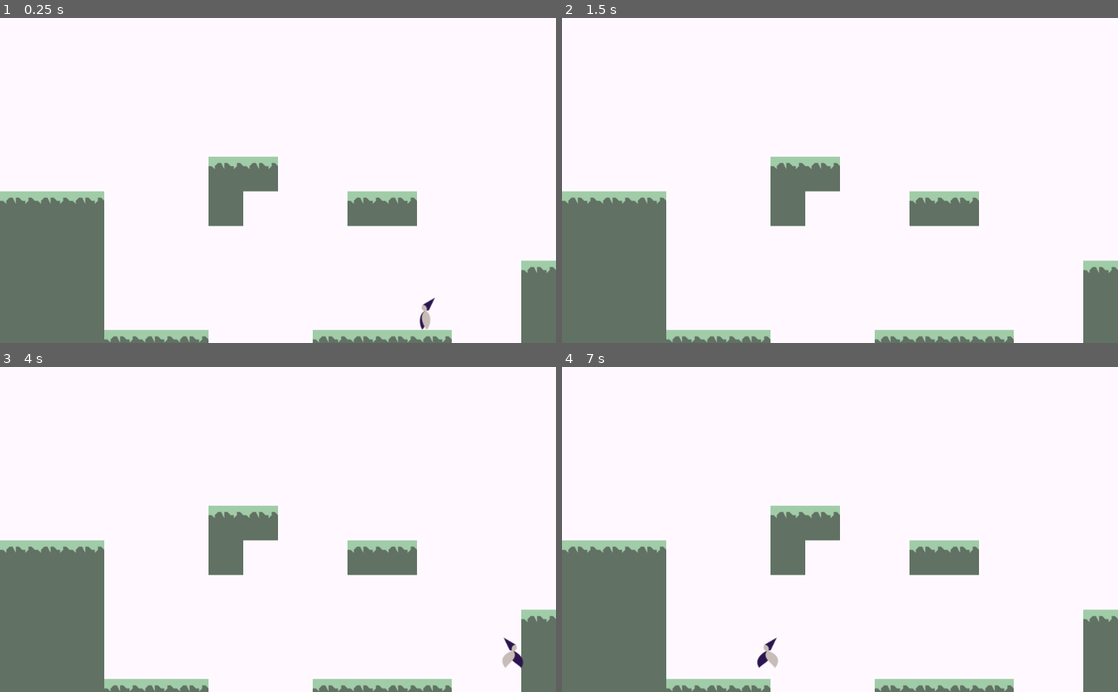
Above: before the commit, frames 1-4 (two rows, left to right).
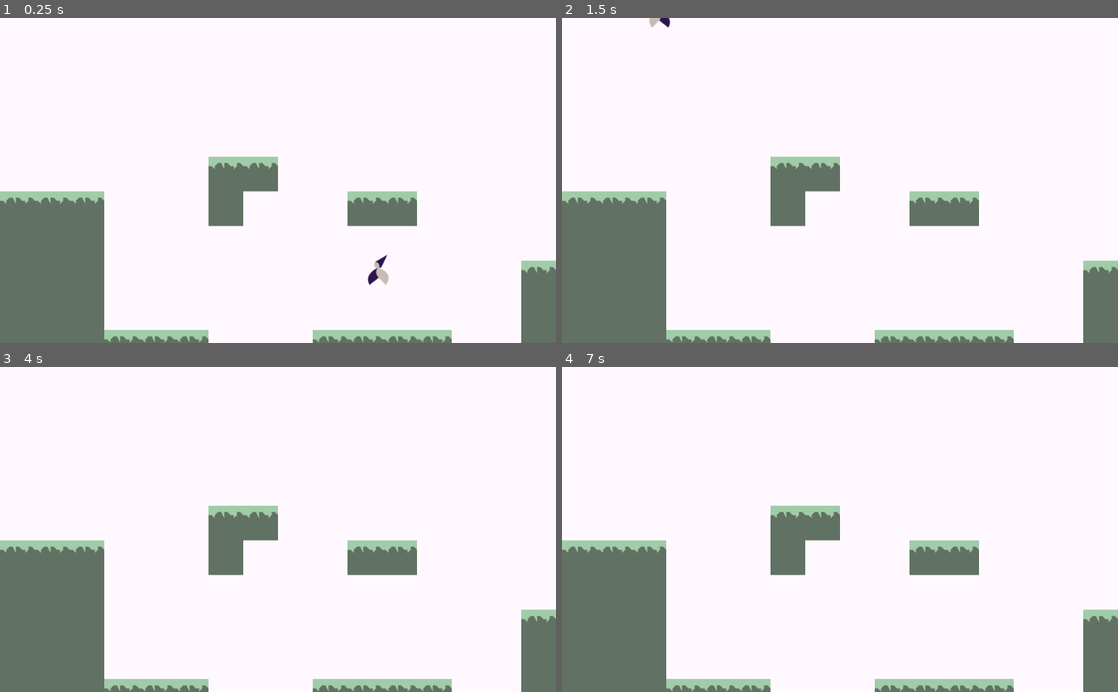
Above: after the commit, the same moments.

Repository: JacksonElia/Gravity_Game
Game: Godot game, scene res://World.tscn
Two runs of this game, one before a commit and one after it. Both use one fixed random seed, a clock stepped at 60 frames per second and the inputs below.
Inputs:
- Up to frame 1 (0.25 s): no input
- Up to frame 2 (1.5 s): hold D (move_right) from 0.53 s (still down); tap W (jump) at 0.77 s
- Up to frame 3 (4 s): tap W (jump) at 1.52, 3.02, 3.77 s; release D (move_right) at 2.03 s; hold A (move_left) 2.03-2.78 s; tap Enter at 2.75 s; hold D (move_right) from 2.78 s (still down); tap Space at 3.5 s
- Up to frame 4 (7 s): release D (move_right) at 4.28 s; hold A (move_left) 4.28-5.03 s; tap W (jump) at 4.52, 6.02, 6.77 s; tap Enter at 5, 6.5 s; hold D (move_right) 5.03-5.78 s; tap Space at 5.75 s; hold A (move_left) from 5.78 s (still down)

The runs differ from the first frame. In frame 1, 0.3% of the frame differs, in the area x 66-79%, y 72-96%; in frame 2, less than 0.1%; in frame 3, 0.2%; in frame 4, 0.2%.

Commit message:
Fix direction mapping

Diff:
--- a/godot test/Player.gd
+++ b/godot test/Player.gd
@@ -11,7 +11,7 @@
 var y_velo = 0
 var x_velo = 0
 var facing_right = false
-var gravity_dir = "down"
+var gravity_dir = "left"
 var gravity_vector = Vector2(0, -1)
 var movement_vector = Vector2(0, 0)
 
@@ -23,12 +23,12 @@
 		move_dir -= 1
 	x_velo = move_dir * MOVE_SPEED
 
-	gravity_vector = {"down": Vector2(0, -1), "up": Vector2(0, 1), "left": Vector2(-1, 0), "right": Vector2(1, 0)}[gravity_dir]
+	gravity_vector = {"down": Vector2(0, -1), "up": Vector2(0, 1), "right": Vector2(-1, 0), "left": Vector2(1, 0)}[gravity_dir]
 	movement_vector = {
 		"down": Vector2(x_velo, y_velo),
 		"up": Vector2(-x_velo, -y_velo),
-		"left": Vector2(y_velo, x_velo),
-		"right": Vector2(-y_velo, -x_velo)
+		"left": Vector2(-y_velo, -x_velo),
+		"right": Vector2(y_velo, x_velo)
 	}[gravity_dir]
 	move_and_slide(movement_vector, gravity_vector)
 
